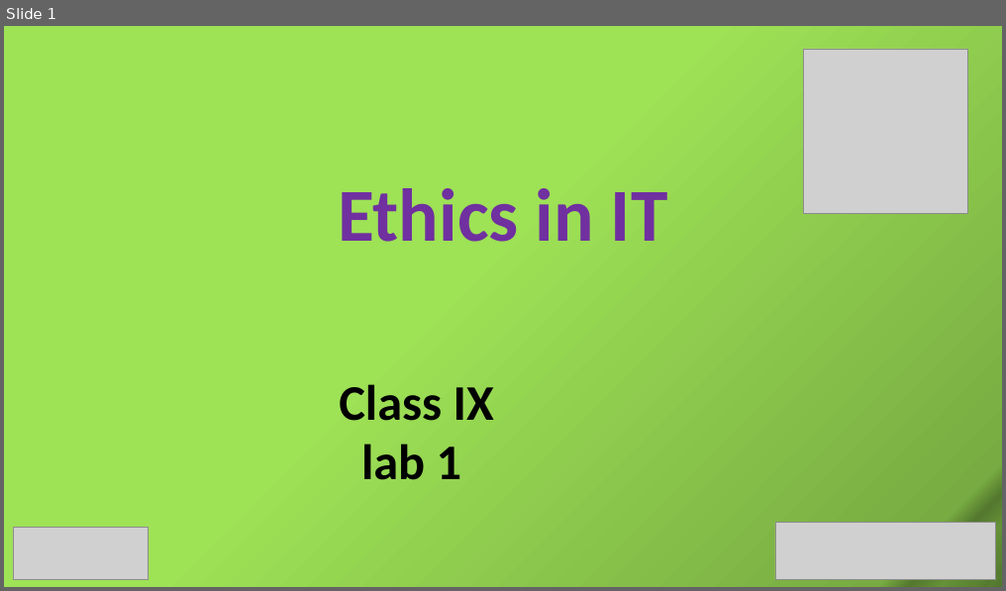
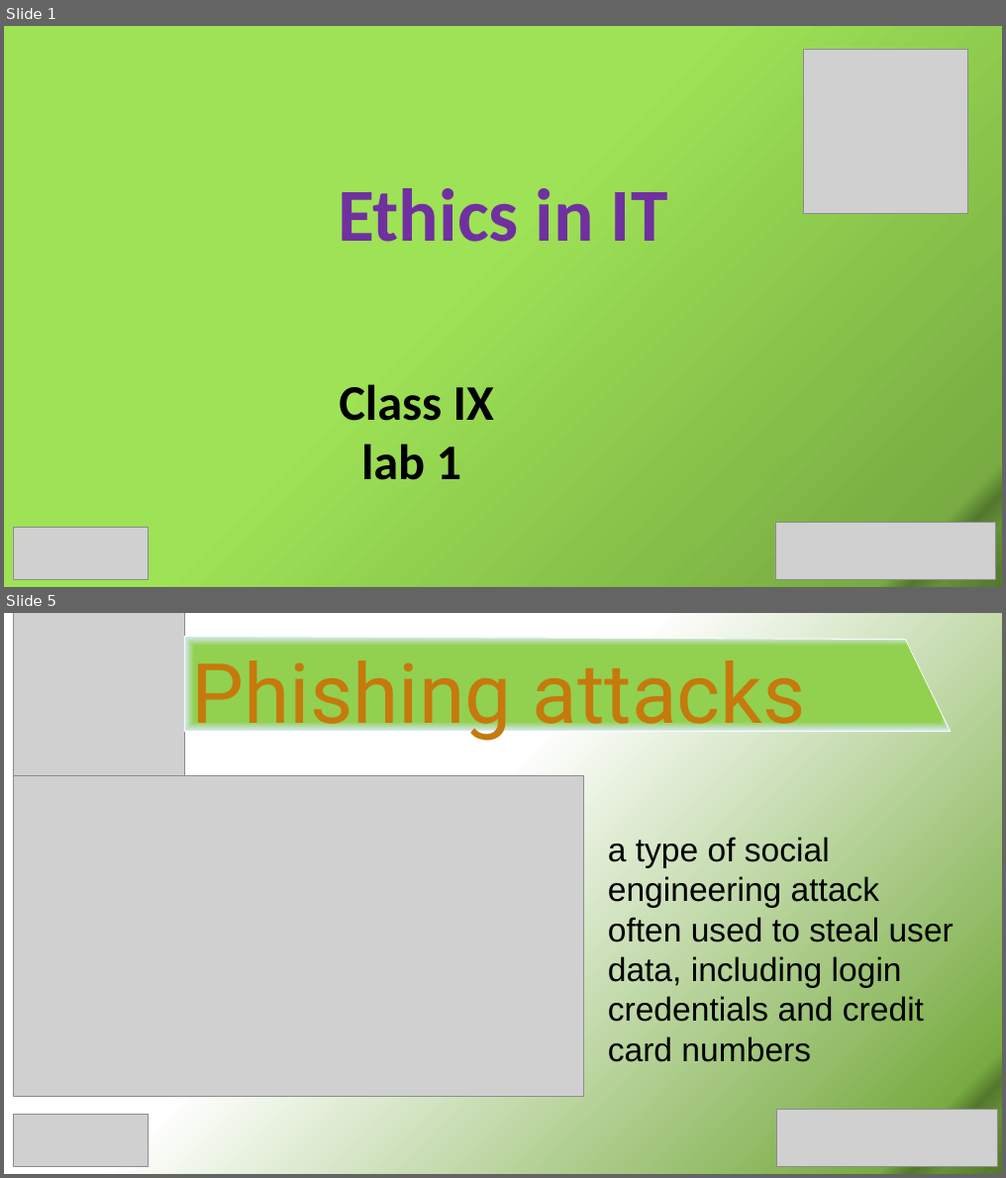
Before and after one commit to SabitDeepto/IIDP, a slide deck: class 10/1.Ethics in IT/2. Presentation/Ethics 1.pptx. Shown one above the other, each under a label of ours: slide 1 before the commit, slides 1 and 5 after it; the slides between them are not shown. The pictures are 1006x591 and 1006x1178 pixels, drawn with LibreOffice and Linux fonts; fonts in the diff are those of the drawing; grey boxes stand for pictures. Boxes give left, top, right and bottom in pixels: in the first picture for what was removed or moved away, otherwise in the second. Text is boxed around its words. In the diff, an @@ line names an element or a change of style, - is before the commit and + after.

```diff
--- a/class 10/1.Ethics in IT/2. Presentation/Ethics 1.pptx
+++ b/class 10/1.Ethics in IT/2. Presentation/Ethics 1.pptx
@@ slide 5 added at (4,613,1002,1174), background gradient #FFFFFF to #78AC42 to #54782E to #659138 to #5C8433 to #557A2F to #577D30 to #52762D @@
@@ picture added at (13,613,184,775) @@
@@ freeform shape added at (184,636,950,731), fill gradient #92D050 to #D8E9FA, outline #FFFFFF 1 pt @@
@@ text added at (192,661,806,743), 80 pt, text #C6790C @@
+Phishing attacks
@@ picture added at (13,775,584,1096) @@
@@ text added at (608,837,953,1062), 32 pt, text #000000 @@
+a type of social engineering attack often used to steal user data, including login credentials and credit card numbers
@@ picture added at (13,1115,148,1166) @@
@@ picture added at (776,1109,997,1167) @@
```
Also in this commit, not shown: 1 slide changed, 5 other slides added, 5 slides removed, 5 other files.
